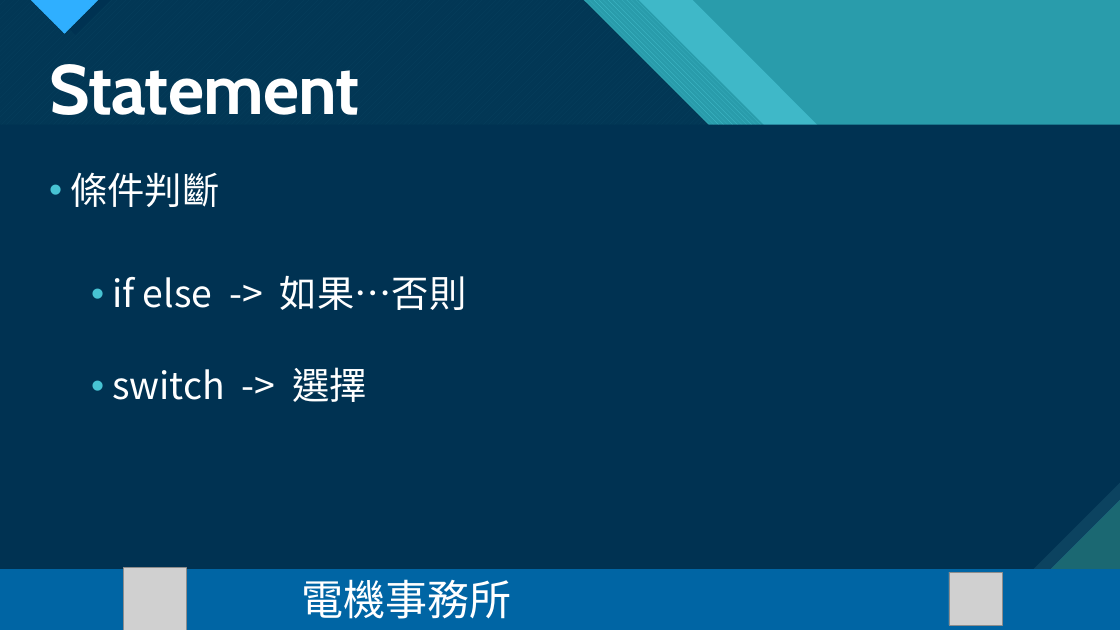
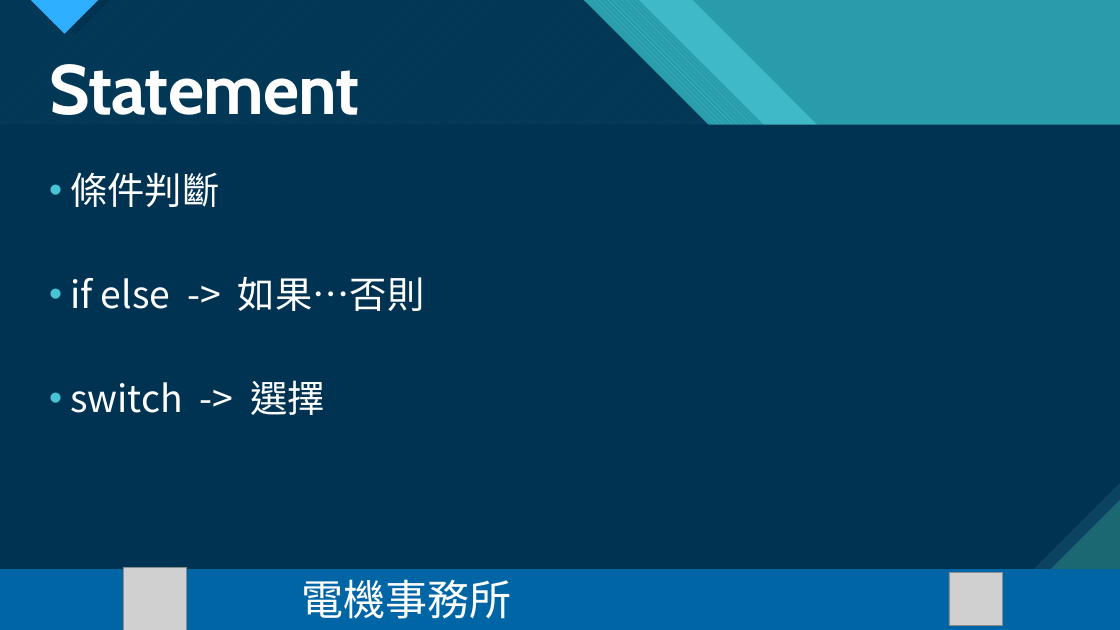
Before and after one commit to Harrysome/2022-NTNU-EEcamp, a slide deck: slide 48 of PPT/機器人動起來 day3.pptx (slide 41 before the commit). Drawn at 1120x630 pixels with LibreOffice and Linux fonts; fonts in the diff are those of the drawing; grey boxes stand for pictures. Boxes give left, top, right and bottom in pixels: in the first picture for what was removed or moved away, otherwise in the second. Text is boxed around its words. In the diff, an @@ line names an element or a change of style, - is before the commit and + after.

```diff
--- a/PPT/機器人動起來 day3.pptx
+++ b/PPT/機器人動起來 day3.pptx
@@ text at bbox=[70, 276, 425, 415]: list level 2 to 1 in "if else -> 如果…否則"; list level 2 to 1 in "switch -> 選擇" @@
```
Also in this commit, not shown: 2 other slides changed, 7 slides added, 2 other files.
